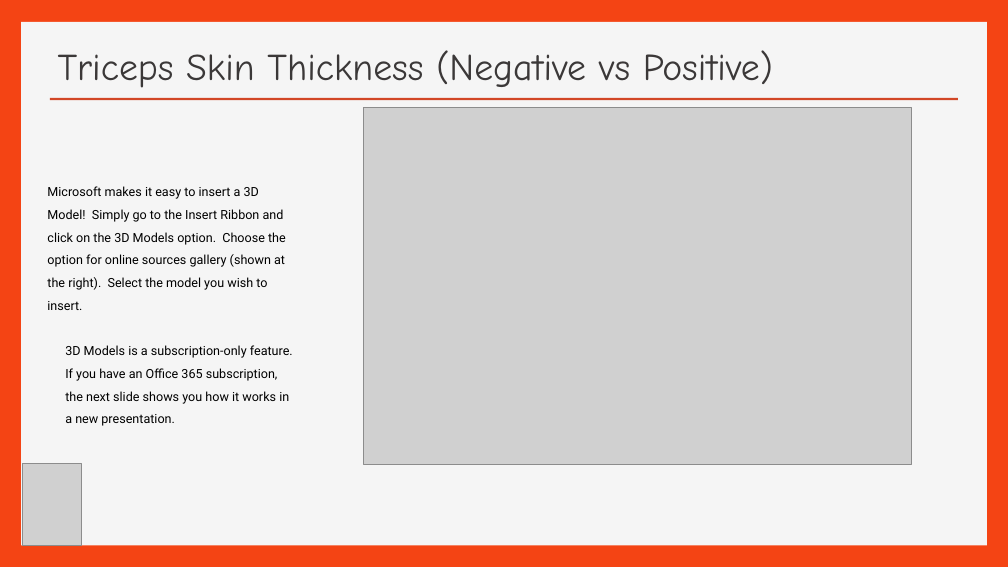
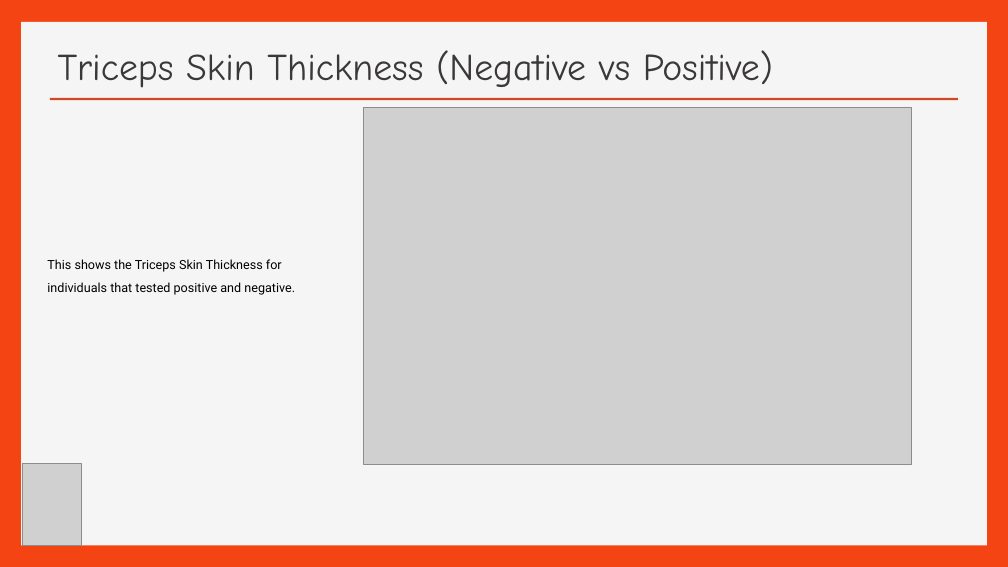
Before and after one commit to efreier12/Final-Project, a slide deck: slide 13 of Pima Indian Diabetes ( Final Project).ppt (slide 12 before the commit). Drawn at 1008x567 pixels with LibreOffice and Linux fonts; fonts in the diff are those of the drawing; grey boxes stand for pictures; background and template pictures are left out. Boxes give left, top, right and bottom in pixels: in the first picture for what was removed or moved away, otherwise in the second. Text is boxed around its words. In the diff, an @@ line names an element or a change of style, - is before the commit and + after.

```diff
--- a/Pima Indian Diabetes ( Final Project).ppt
+++ b/Pima Indian Diabetes ( Final Project).ppt
@@ text at box(47, 259, 295, 295): text changed @@
-Microsoft makes it easy to insert a 3D Model! Simply go to the Insert Ribbon and click on the 3D Models option. Choose the option for online sources gallery (shown at the right). Select the model you wish to insert.
-  3D Models is a subscription-only feature. If you have an Office 365 subscription, the next slide shows you how it works in a new presentation.
+This shows the Triceps Skin Thickness for individuals that tested positive and negative.
```
Also in this commit, not shown: 3 other slides changed, 4 slides added, 3 slides removed.
